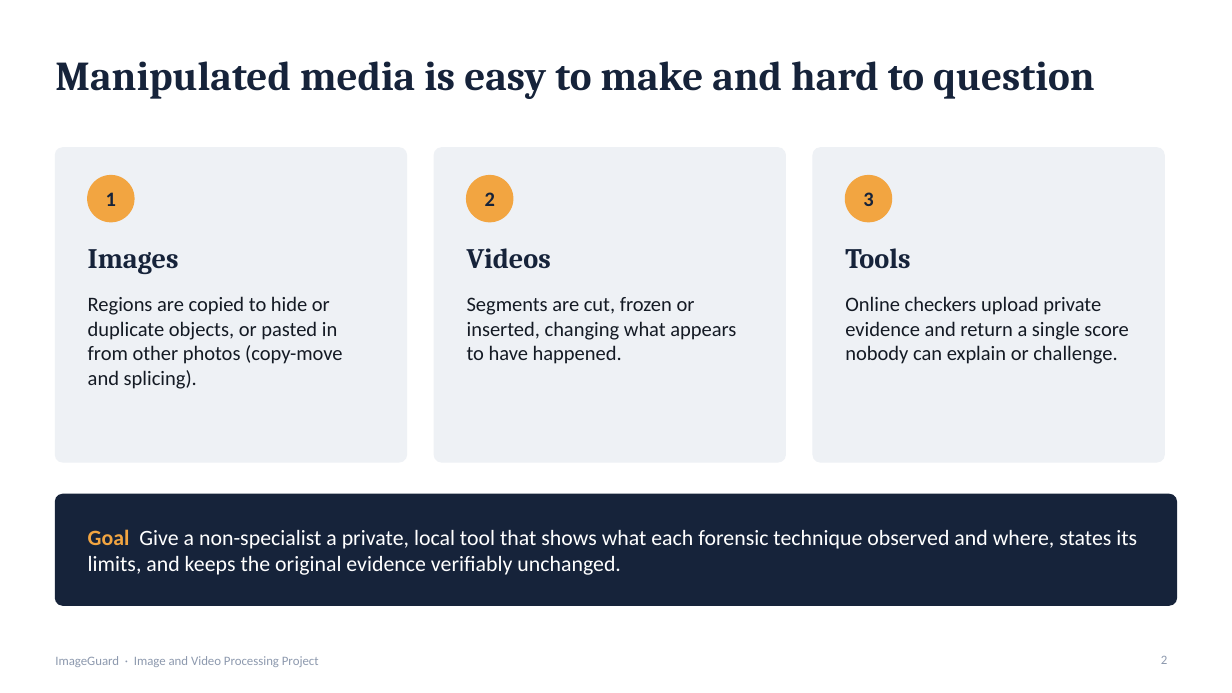
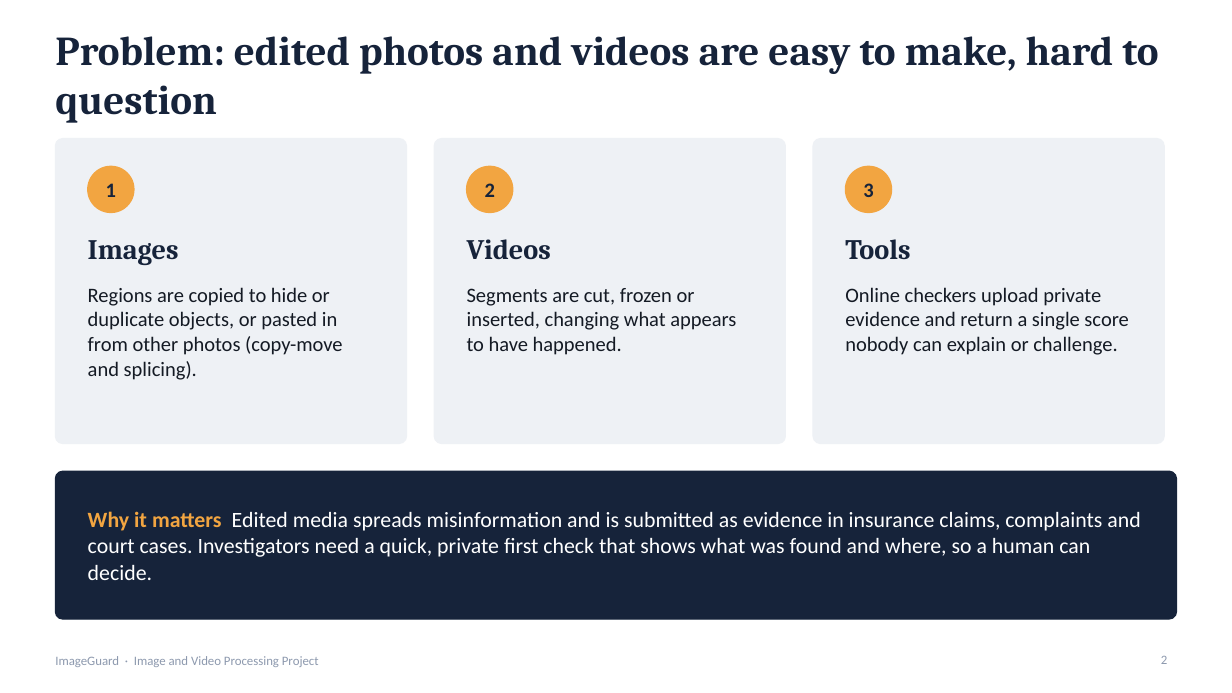
Before and after one commit to kankanaujia/ImageGuard-IVP-Project, a slide deck: slide 2 of documentation/ImageGuard_Presentation.pptx. Drawn at 1232x693 pixels with LibreOffice and Linux fonts; fonts in the diff are those of the drawing. Boxes give left, top, right and bottom in pixels: in the first picture for what was removed or moved away, otherwise in the second. Text is boxed around its words. In the diff, an @@ line names an element or a change of style, - is before the commit and + after.

```diff
--- a/documentation/ImageGuard_Presentation.pptx
+++ b/documentation/ImageGuard_Presentation.pptx
@@ title at <box>55,36,1158,123</box>: text changed @@
-Manipulated media is easy to make and hard to question
+Problem: edited photos and videos are easy to make, hard to question
@@ rounded rectangle: place and size @@
-rounded rectangle at <box>55,148,407,462</box>
+rounded rectangle at <box>55,139,407,444</box>
@@ rounded rectangle: place and size @@
-rounded rectangle at <box>434,148,786,462</box>
+rounded rectangle at <box>434,139,786,444</box>
@@ rounded rectangle: place and size @@
-rounded rectangle at <box>813,148,1165,462</box>
+rounded rectangle at <box>813,139,1165,444</box>
@@ 9 texts, 3 ellipses: place and size @@
-9 texts, 3 ellipses at <box>88,176,1128,389</box>
+9 texts, 3 ellipses at <box>88,166,1128,380</box>
@@ rounded rectangle: place and size @@
-rounded rectangle at <box>55,494,1177,605</box>
+rounded rectangle at <box>55,471,1177,619</box>
@@ rounded rectangle at <box>55,471,1177,619</box>: proportions changed @@
@@ text at <box>88,511,1140,580</box>: text changed @@
-Goal Give a non-specialist a private, local tool that shows what each forensic technique observed and where, states its limits, and keeps the original evidence verifiably unchanged.
+Why it matters Edited media spreads misinformation and is submitted as evidence in insurance claims, complaints and court cases. Investigators need a quick, private first check that shows what was found and where, so a human can decide.
```
Also in this commit, not shown: 11 other slides changed, 6 slides added, 3 slides removed, 30 other files.
